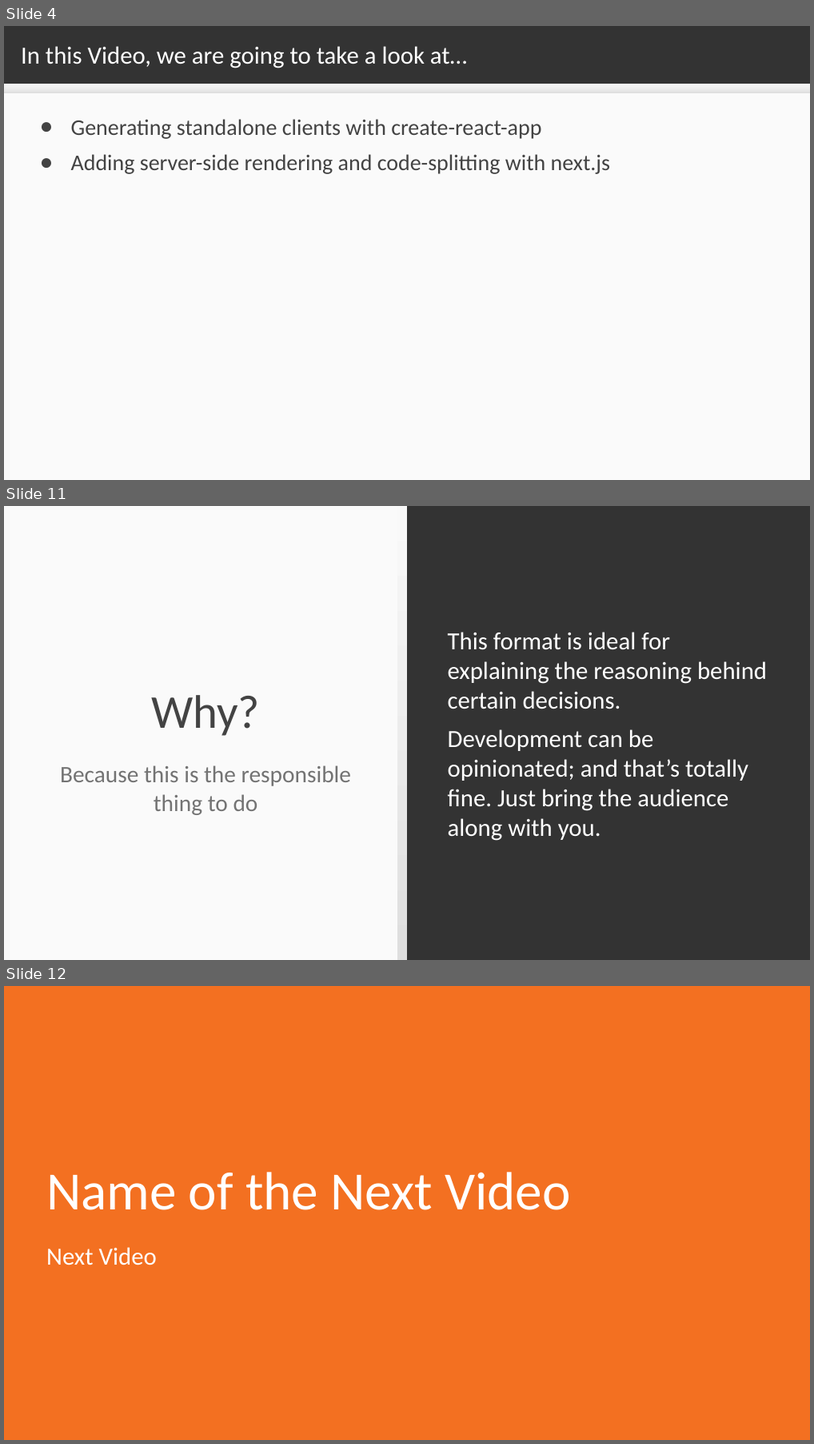
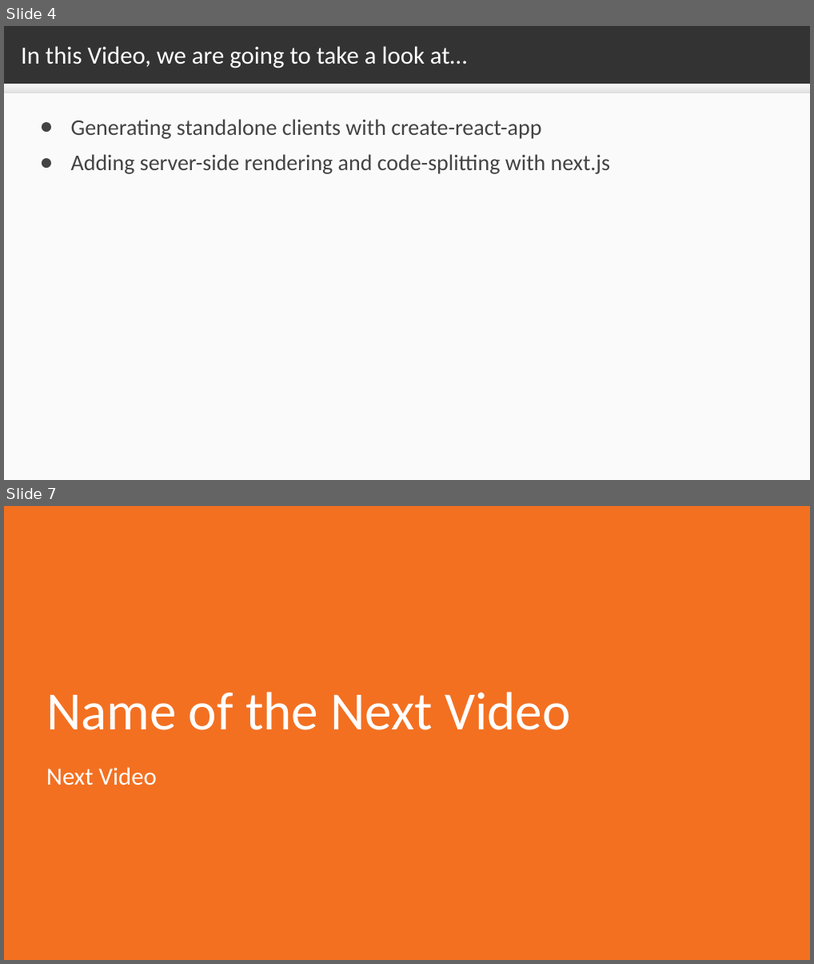
Before and after one commit to sslotsky/next-scripts, a slide deck: video-1.2/1.2.odp. Shown one above the other, each under a label of ours: slides 4, 11 and 12 before the commit, slides 4 and 7 after it; the slides between them are not shown. The pictures are 814x1444 and 814x964 pixels, drawn with LibreOffice and Linux fonts; fonts in the diff are those of the drawing; background and template pictures are left out. Boxes give left, top, right and bottom in pixels: in the first picture for what was removed or moved away, otherwise in the second. Text is boxed around its words. In the diff, an @@ line names an element or a change of style, - is before the commit and + after.

```diff
--- a/video-1.2/1.2.odp
+++ b/video-1.2/1.2.odp
@@ slide 11 removed at box(4, 506, 810, 960), background #333333 @@
@@ rectangle removed at box(4, 506, 407, 960) @@
@@ rectangle removed at box(398, 506, 407, 960) @@
@@ text removed at box(448, 632, 767, 840) @@
-This format is ideal for explaining the reasoning behind certain decisions.
-Development can be opinionated; and that’s totally fine. Just bring the audience along with you.
@@ title removed at box(151, 695, 260, 736) @@
-Why?
@@ subtitle removed at box(60, 765, 351, 815) @@
-Because this is the responsible thing to do
@@ what was slide 12 is now slide 7 @@
```
Also in this commit, not shown: 1 slide changed, 2 slides added, 6 other slides removed, 24 other files.
